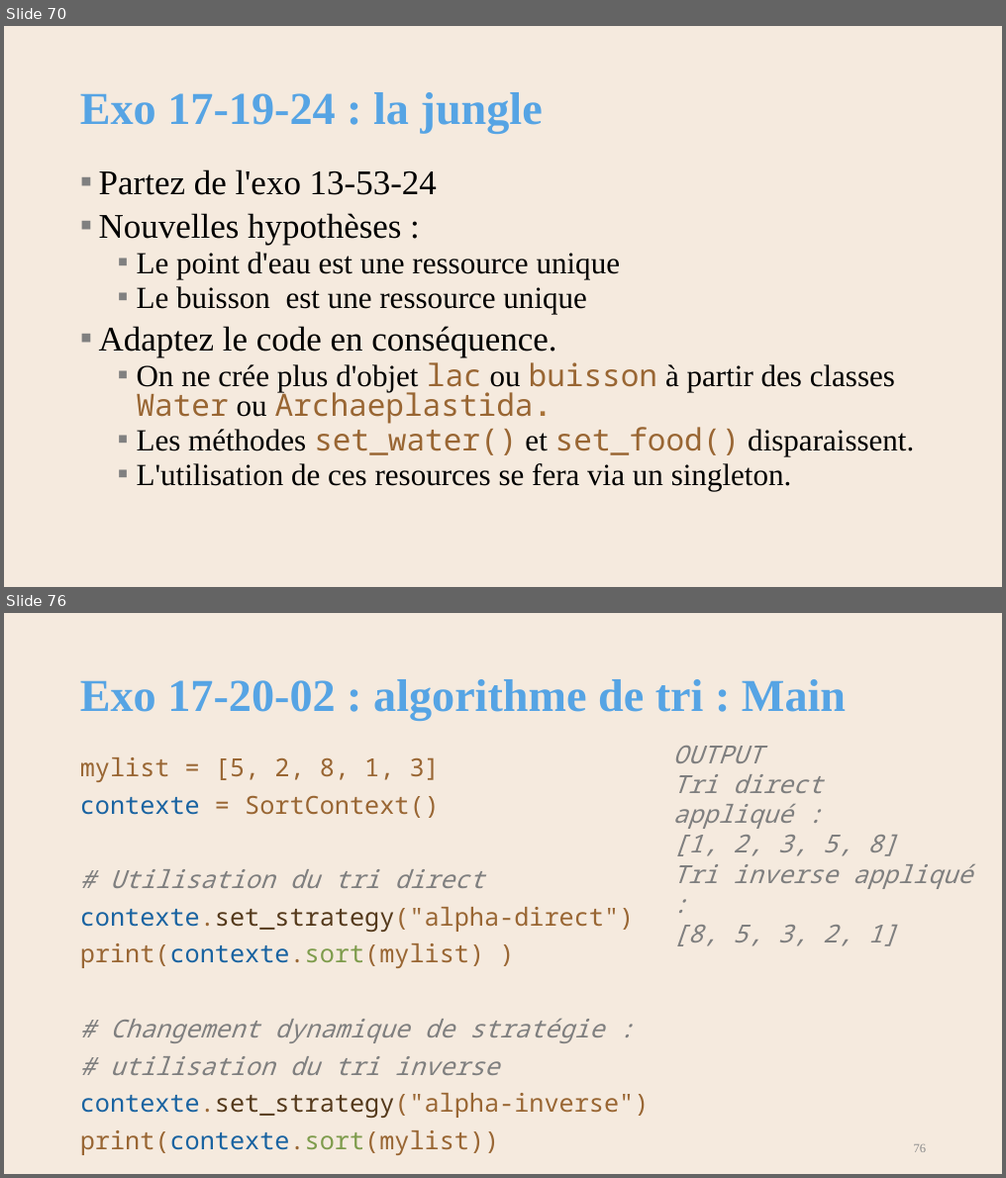
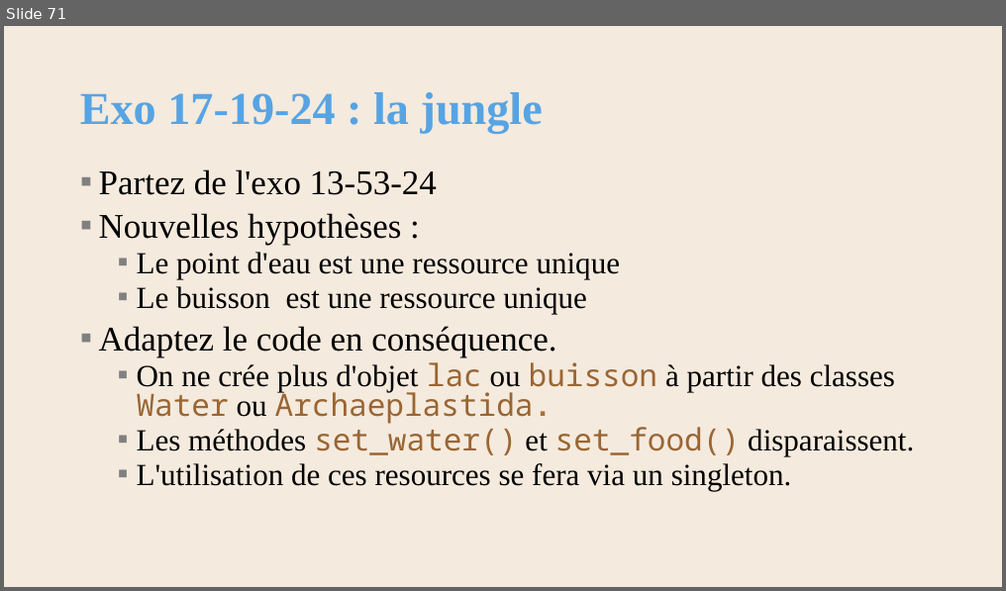
Before and after one commit to AlainWafflard/4IPO3, a slide deck: 17-POO-design-pattern/syllabus_17.pptx. Shown one above the other, each under a label of ours: slides 70 and 76 before the commit, slide 71 after it; the slides between them are not shown. The pictures are 1006x1178 and 1006x591 pixels, drawn with LibreOffice and Linux fonts; fonts in the diff are those of the drawing; background and template pictures are left out. Boxes give left, top, right and bottom in pixels: in the first picture for what was removed or moved away, otherwise in the second. Text is boxed around its words. In the diff, an @@ line names an element or a change of style, - is before the commit and + after.

```diff
--- a/17-POO-design-pattern/syllabus_17.pptx
+++ b/17-POO-design-pattern/syllabus_17.pptx
@@ slide 76 removed at box(4, 613, 1002, 1174), background #F5EADE @@
@@ title removed at box(80, 679, 846, 721) @@
-Exo 17-20-02 : algorithme de tri : Main
@@ text removed at box(80, 758, 649, 1156) @@
-mylist = [5, 2, 8, 1, 3]
-contexte = SortContext()
-# Utilisation du tri direct
-contexte.set_strategy("alpha-direct")
-print(contexte.sort(mylist) )
-# Changement dynamique de stratégie :
-# utilisation du tri inverse
-contexte.set_strategy("alpha-inverse")
-print(contexte.sort(mylist))
@@ text removed at box(673, 746, 972, 947) @@
-OUTPUT
-Tri direct appliqué :
-[1, 2, 3, 5, 8]
-Tri inverse appliqué :
-[8, 5, 3, 2, 1]
@@ page number removed at box(914, 1145, 927, 1153) @@
-76
@@ what was slide 70 is now slide 71 @@
```
Also in this commit, not shown: 8 slides changed, 1 slide added, 5 other slides removed, 2 other files.
